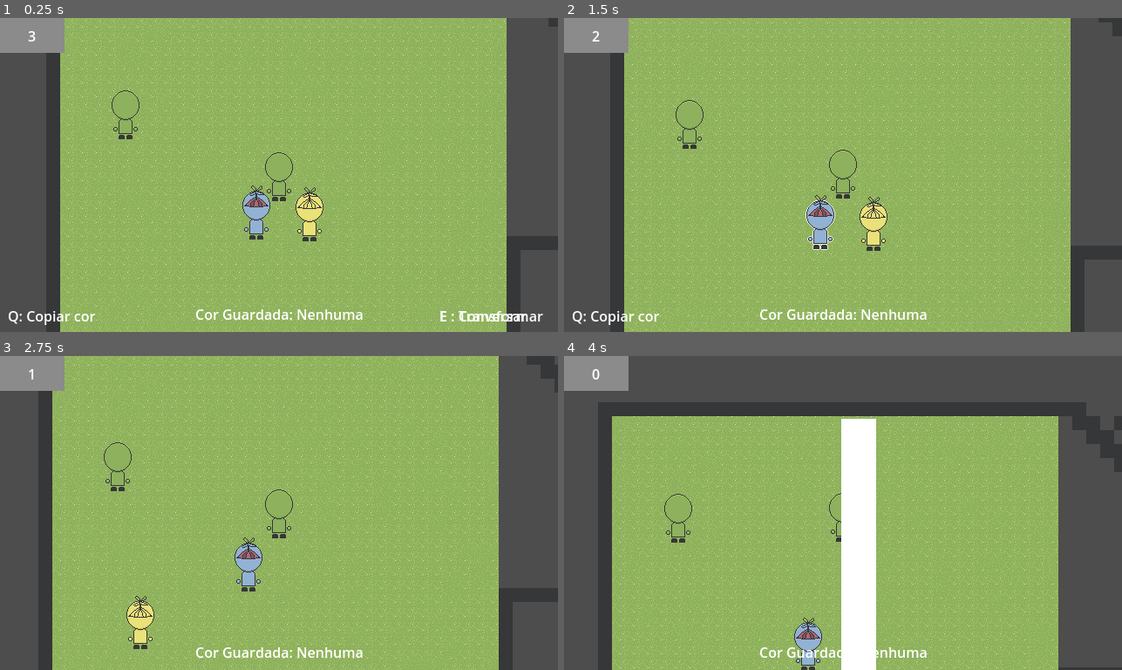
Above: before the commit, frames 1-4 (two rows, left to right).
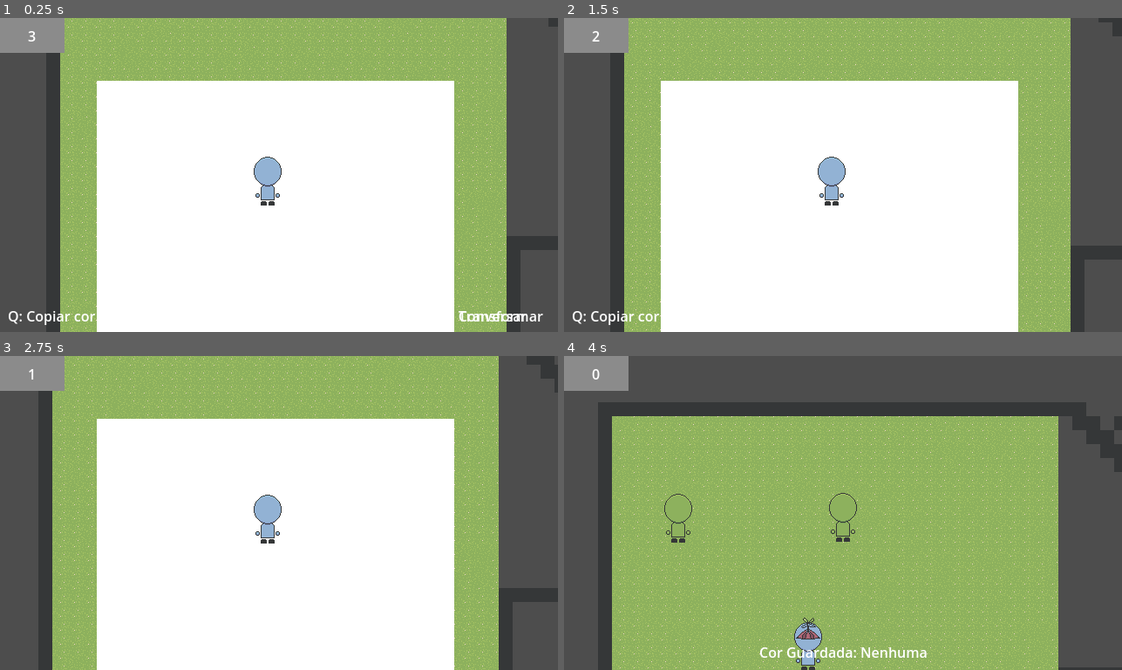
Above: after the commit, the same moments.

Repository: AugustoRemus/DetetiveGrafos
Game: Godot game, scene res://Scenes/DebugTeste/fase_debug.tscn
The game is run twice, just before and just after one commit, with the same random seed, the same clock (stepped at 60 frames per second) and the same inputs.
Inputs (mouse positions are in pixels of both pictures, inside the frame that each line leads up to):
- Up to frame 1 (0.25 s): no input
- Up to frame 2 (1.5 s): click (831, 178) at 0.52 s; tap Enter at 1.25 s; move the mouse to (965, 159) at 1.27 s; hold W (up) from 1.28 s (still down); tap E (E) at 1.35 s
- Up to frame 3 (2.75 s): tap D (R) at 1.55, 2.1 s; move the mouse to (167, 528) at 2.02 s; release W (up) at 2.03 s; hold S (down) from 2.03 s (still down); tap E (E) at 2.3 s
- Up to frame 4 (4 s): move the mouse to (898, 443) at 2.77 s; release S (down) at 2.78 s; hold W (up) from 2.78 s (still down); tap E (E) at 2.85, 3.8 s; tap D (R) at 3.05 s; move the mouse to (815, 575) at 3.52 s; tap Space (Espaco) at 3.6 s

The runs differ from the first frame. In frame 1, 51% of the frame differs, in the area x 17-82%, y 20-100%; in frame 2, 51%; in frame 3, 51%; in frame 4, 5.0%.

Commit message:
base Grafo

Diff:
--- a/detetivegrafos/Scenes/DebugTeste/fase_debug.tscn
+++ b/detetivegrafos/Scenes/DebugTeste/fase_debug.tscn
@@ -1,12 +1,13 @@
-[gd_scene load_steps=16 format=3 uid="uid://cbqdr3clwff2u"]
+[gd_scene load_steps=17 format=3 uid="uid://cbqdr3clwff2u"]
 
 [ext_resource type="Texture2D" uid="uid://8wi7rypkvgld" path="res://Sprites/Placeholders/tileSet.png" id="1_bskgw"]
 [ext_resource type="Script" uid="uid://bl17n5dpuvk5e" path="res://Scripts/Fase/FaseLogica.gd" id="1_umjxx"]
 [ext_resource type="PackedScene" uid="uid://dkbcnmufbpy2f" path="res://Scenes/DebugTeste/protagonista.tscn" id="2_dhdj0"]
 [ext_resource type="PackedScene" uid="uid://p06c8bn2f2o4" path="res://Scenes/base_np_cs.tscn" id="3_ywf2r"]
-[ext_resource type="PackedScene" uid="uid://cwqyfflrmmchj" path="res://Scenes/grafo_player.tscn" id="4_diom3"]
+[ext_resource type="PackedScene" uid="uid://cwqyfflrmmchj" path="res://Scenes/Grafo/grafo_player.tscn" id="4_diom3"]
 [ext_resource type="Resource" uid="uid://dhkt6xknhj750" path="res://ResourcesNpcs/teste/testeAmarelo.tres" id="4_k7s56"]
 [ext_resource type="Resource" uid="uid://b71e643tt8njg" path="res://ResourcesNpcs/teste/testeAzul.tres" id="5_tow86"]
+[ext_resource type="PackedScene" uid="uid://d32giarwu8rbf" path="res://Scenes/Grafo/vertice.tscn" id="5_wijf5"]
 [ext_resource type="Script" uid="uid://bmd3dfd08ts5m" path="res://Scripts/Fase/AleatorioBase.gd" id="7_0odl8"]
 [ext_resource type="Resource" uid="uid://b54b5ae8pdg2b" path="res://ResourcesNpcs/teste/testeVerde.tres" id="7_bfw4o"]
 [ext_resource type="Resource" uid="uid://be4yad5y2ibvs" path="res://ResourcesNpcs/hats/teste1.tres" id="7_lackq"]
@@ -109,6 +110,13 @@
 
 [node name="grafoPlayer" parent="." instance=ExtResource("4_diom3")]
 
+[node name="Vertice" parent="grafoPlayer" node_paths=PackedStringArray("npc") instance=ExtResource("5_wijf5")]
+offset_left = 275.0
+offset_top = 153.0
+offset_right = 315.0
+offset_bottom = 193.0
+npc = NodePath("../../NPCs/BaseNPCs")
+
 [node name="TileMap" type="TileMap" parent="."]
 position = Vector2(2, 0)
 tile_set = SubResource("TileSet_ywf2r")
--- a/detetivegrafos/Scenes/grafo_player.tscn
+++ b/detetivegrafos/Scenes/Grafo/grafo_player.tscn
@@ -3,11 +3,10 @@
 [ext_resource type="Script" uid="uid://cth6dtgl3qcuv" path="res://Scripts/grafo_player.gd" id="1_ds4nc"]
 
 [node name="grafoPlayer" type="CanvasLayer"]
-visible = false
 script = ExtResource("1_ds4nc")
 
 [node name="ColorRect" type="ColorRect" parent="."]
-offset_left = 318.0
+offset_left = 111.0
 offset_top = 72.0
-offset_right = 358.0
+offset_right = 521.0
 offset_bottom = 362.0
--- /dev/null
+++ b/detetivegrafos/Scenes/Grafo/vertice.tscn
@@ -0,0 +1,10 @@
+[gd_scene load_steps=3 format=3 uid="uid://d32giarwu8rbf"]
+
+[ext_resource type="Script" uid="uid://mjp6g37b1v5c" path="res://scripts/vertice.gd" id="1_mkta5"]
+[ext_resource type="Texture2D" uid="uid://u4jbpgk8diog" path="res://Sprites/Placeholders/NPCAmarelo.png" id="1_p6hgy"]
+
+[node name="Vertice" type="TextureButton"]
+offset_right = 40.0
+offset_bottom = 40.0
+texture_normal = ExtResource("1_p6hgy")
+script = ExtResource("1_mkta5")
--- a/detetivegrafos/Scripts/grafo_player.gd
+++ b/detetivegrafos/Scripts/grafo_player.gd
@@ -1,5 +1,8 @@
 extends CanvasLayer
 
+@export var vertice: Node
+
+@export var NPCs: Array[CharacterBody2D]
 
 
 func _input(event: InputEvent) -> void:
--- /dev/null
+++ b/detetivegrafos/Scripts/vertice.gd
@@ -0,0 +1,7 @@
+extends TextureButton
+
+@export var npc = CharacterBody2D
+
+
+func _ready() -> void:
+	texture_normal = npc.sprite.texture
Not shown, added: detetivegrafos/Scripts/vertice.gd.uid
